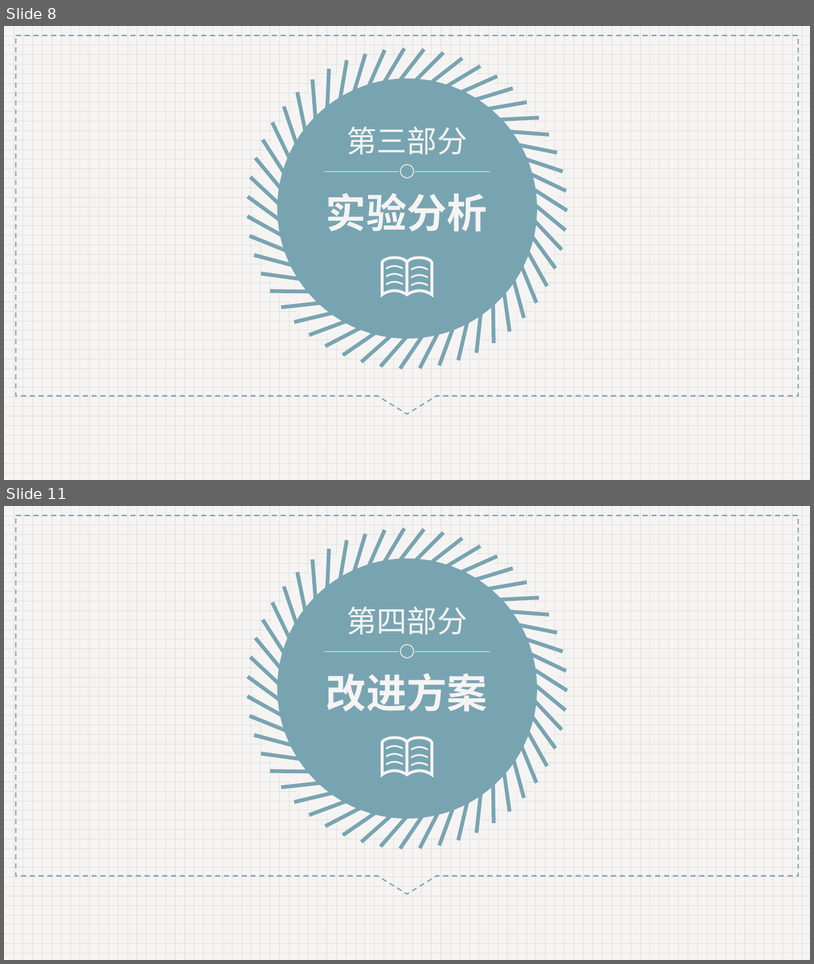
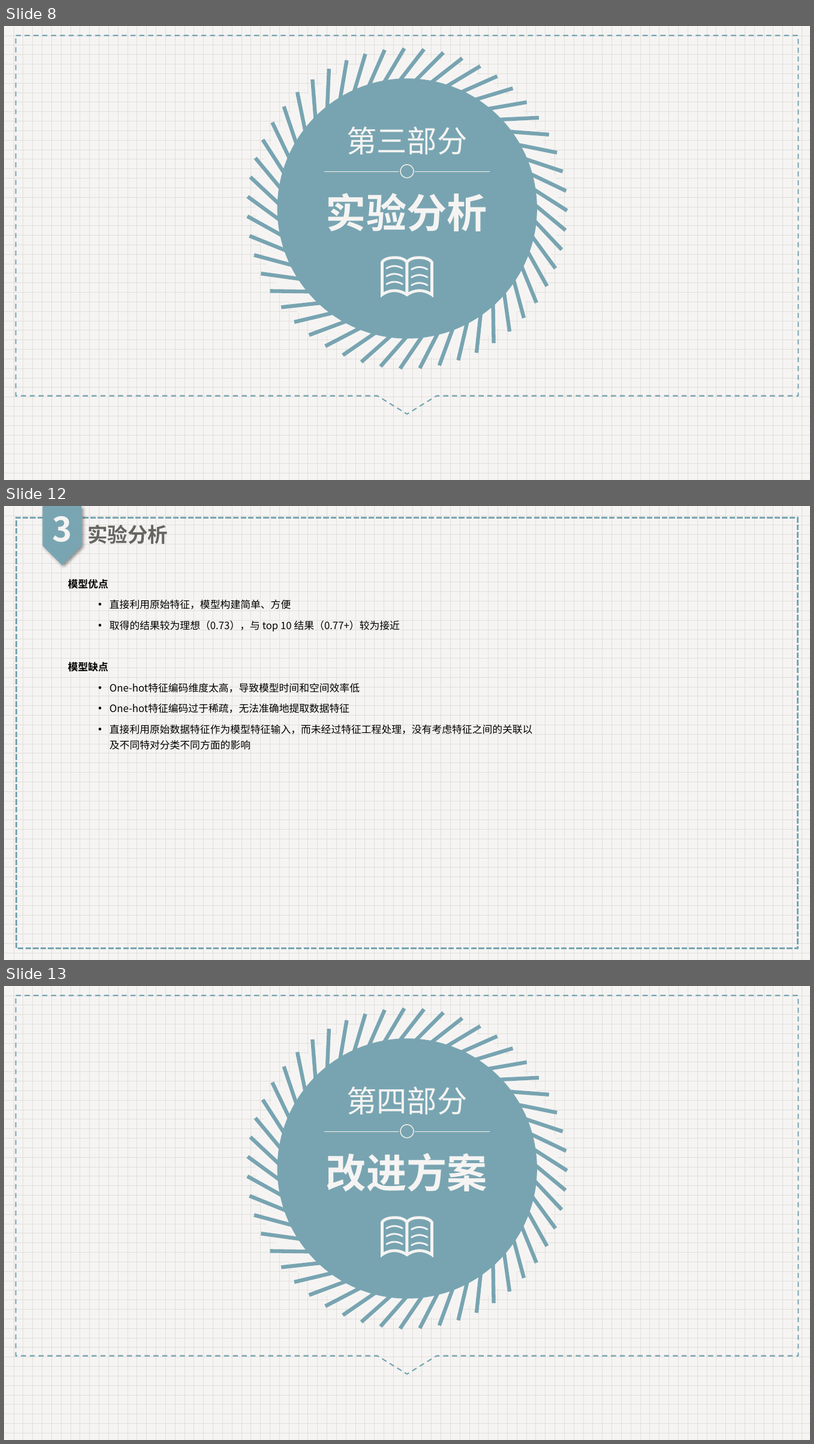
Before and after one commit to HannanKan/DM-Class-Project, a slide deck: resources/ppts/第3次.pptx. Shown one above the other, each under a label of ours: slides 8 and 11 before the commit, slides 8, 12 and 13 after it; the slides between them are not shown. The pictures are 814x964 and 814x1444 pixels, drawn with LibreOffice and Linux fonts; fonts in the diff are those of the drawing; background and template pictures are left out. Boxes give left, top, right and bottom in pixels: in the first picture for what was removed or moved away, otherwise in the second. Text is boxed around its words. In the diff, an @@ line names an element or a change of style, - is before the commit and + after.

```diff
--- a/resources/ppts/第3次.pptx
+++ b/resources/ppts/第3次.pptx
@@ slide 12 added at bbox=[4, 506, 810, 960], background pattern #E1DFDA on #F5F4F3 @@
@@ rectangle added at bbox=[16, 517, 798, 948], outline #78A4B1 2.25 pt dashed @@
@@ pentagon arrow added at bbox=[43, 506, 81, 565], fill #79A5B2 @@
@@ text added at bbox=[52, 516, 72, 542], 40 pt, text #F5F4F3, bold @@
+3
@@ text added at bbox=[87, 525, 168, 544], 24 pt, text #666560, bold @@
+实验分析
@@ text added at bbox=[68, 579, 533, 750], 12 pt, text #000000 @@
+模型优点
+  • 直接利用原始特征，模型构建简单、方便
+  • 取得的结果较为理想（0.73），与 top 10 结果（0.77+）较为接近
+模型缺点
+  • One-hot特征编码维度太高，导致模型时间和空间效率低
+  • One-hot特征编码过于稀疏，无法准确地提取数据特征
+  • 直接利用原始数据特征作为模型特征输入，而未经过特征工程处理，没有考虑特征之间的关联以及不同特对分类不同方面的影响
@@ what was slide 11 is now slide 13 @@
```
Also in this commit, not shown: 4 slides changed, 2 other slides added, 1 slide removed, 6 other files.
